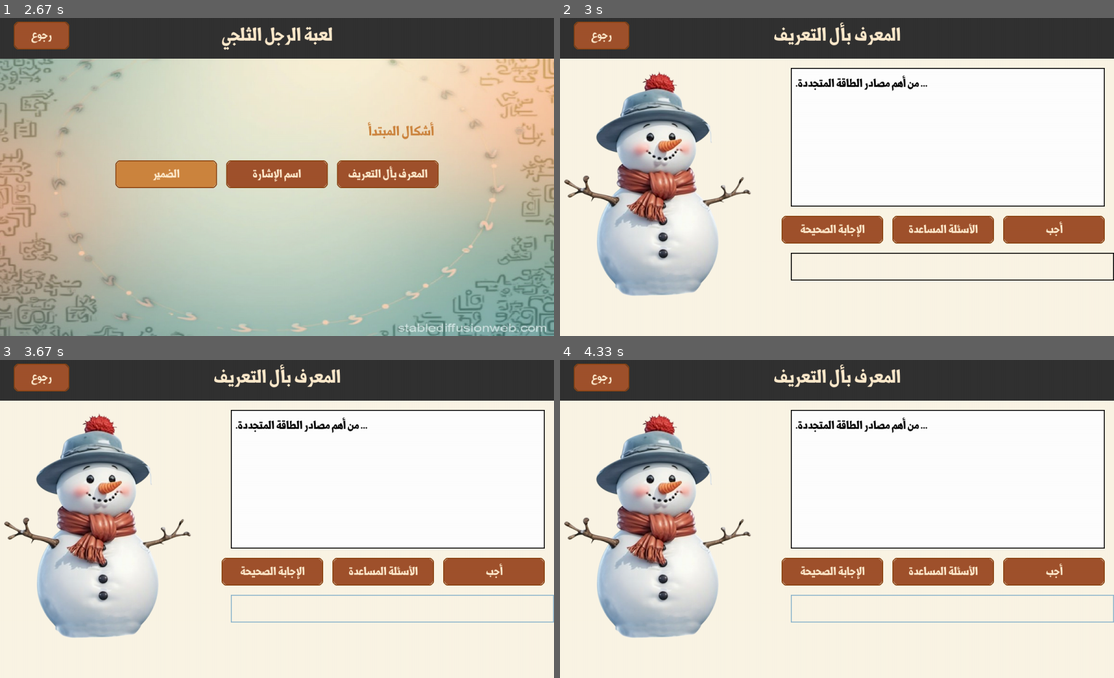
Above: before the commit, frames 1-4 (two rows, left to right).
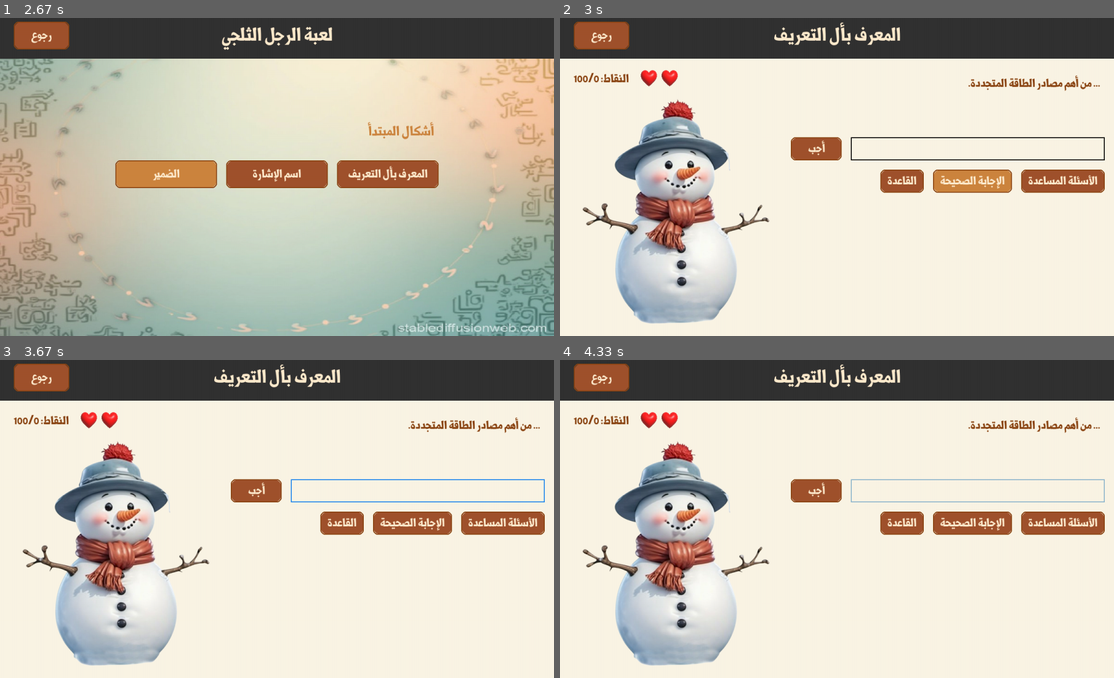
Above: after the commit, the same moments.

Repository: aliflam-meem/write-noun-sentence
Game: pygame game, started from snowman/main.py
The game is run twice, just before and just after one commit, with the same random seed, the same clock (stepped at 60 frames per second) and the same inputs.
Inputs (mouse positions are in pixels of both pictures, inside the frame that each line leads up to):
- Up to frame 1 (2.67 s): click (277, 173) at 0.38 s; click (144, 177) at 0.72 s; click "الألعاب" at 2.05 s; click "الرجل الثلجي" at 2.38 s
- Up to frame 2 (3 s): click "المعرف بأل التعريف" at 2.72 s
- Up to frame 3 (3.67 s): click (199, 449) at 3.05 s; click (421, 487) at 3.38 s
- Up to frame 4 (4.33 s): click (1008, 509) at 3.72 s

Frame 1 is identical in both runs. In frame 2, 43% of the frame differs, in the area x 0-100%, y 15-97%; in frame 3, 43%; in frame 4, 43%.

Commit message:
Add the score and health points

Diff:
--- a/snowman/constants.py
+++ b/snowman/constants.py
@@ -8,10 +8,13 @@
 SCREEN_WIDTH = 1200
 SCREEN_HEIGHT = 700
 TITLE_HEIGHT = 100
+SCOREBAR_HEIGHT = 60
 IMAGE_WIDTH = 500
 BUTTON_WIDTH = 220
+SMALL_BUTTON_WIDTH = 180
 MENU_BUTTON_WIDTH = 200
 BUTTON_HEIGHT = 60
+SMALL_BUTTON_HEIGHT = 50
 LONG_PADDING = 100
 SMALL_PADDING = 20
 
@@ -24,6 +27,7 @@
 BUTTON_COLOR = (160,82,45)
 GAME_SCREEN_BG = pygame.image.load("assets/main_bg.jpg")
 GAME_SCREEN_BG = pygame.transform.scale(GAME_SCREEN_BG, (SCREEN_WIDTH, SCREEN_HEIGHT))
+HEALTH_POINT_IMAGE = pygame.image.load("assets/health_heart.png")
 
 # Create the Pygame screen object
 screen = pygame.display.set_mode((SCREEN_WIDTH, SCREEN_HEIGHT))
@@ -39,6 +43,9 @@
 body_font = pygame.font.Font("assets/Shoroq-Font.ttf", 30)
 body_font.set_script("Arab")
 body_font.set_direction(pygame.DIRECTION_RTL)
+numbering_font = pygame.font.Font("assets/Shoroq-Font.ttf", 30)
+numbering_font.set_script("Arab")
+
 
 # Load images (You would load your own image files here)
 # For demonstration purposes, let's assume we have 5 images loaded
--- a/snowman/input.py
+++ b/snowman/input.py
@@ -46,45 +46,12 @@
                 self.txt_surface = self.font.render(self.text, True, self.color)
 
     def draw(self):
-        # Draw the input box
+        # Calculate the position to align the text to the right
+        text_width = self.txt_surface.get_width()
+        padding = 10  # You can adjust the padding as needed
+        text_x = self.rect.right - text_width - padding  # Align text to the right with padding
+        text_y = self.rect.y + padding  # Align the text vertically with padding
+
+        # Blit the text surface on the input box (place the text inside the box)
         pygame.draw.rect(screen, self.color, self.rect, 2)
-        screen.blit(self.txt_surface, (self.rect.x + 5, self.rect.y + 5))
-
-
-
-#     # Example Pygame loop with the InputBox
-#
-#     # Initialize Pygame
-# pygame.init()
-#
-# # Screen setup
-# screen = pygame.display.set_mode((800, 600))
-# pygame.display.set_caption("Input Box Example")
-#
-# # Colors
-# WHITE = (255, 255, 255)
-#
-# # Create input box
-# input_box = InputBox(400, 300, 200, 40)  # x, y, width, height
-#
-# # Game loop
-# running = True
-# while running:
-#     screen.fill(WHITE)
-#
-#     # Event handling
-#     for event in pygame.event.get():
-#         if event.type == pygame.QUIT:
-#             running = False
-#         input_box.handle_event(event)
-#
-#     # Update input box
-#     input_box.update()
-#
-#     # Draw input box on the screen
-#     input_box.draw(screen)
-#
-#     # Update the display
-#     pygame.display.flip()
-#
-# pygame.quit()
+        screen.blit(self.txt_surface, (text_x, text_y))
--- a/snowman/main.py
+++ b/snowman/main.py
@@ -2,7 +2,8 @@
 import sys
 from constants import *
 from input import InputBox
-from utility import draw_title, draw_subtitle, draw_button, draw_back_button, draw_image, draw_text_box
+from utility import draw_title, draw_subtitle, draw_button, draw_back_button, draw_image, draw_text_box, \
+    draw_score_and_health
 
 
 def quit_game():
@@ -65,65 +66,75 @@
     al_atareef_button = draw_button(snowman_levels["al_atareef"]["title"], al_atareef_button_x,
                                     y_coordinate, BUTTON_WIDTH, BUTTON_HEIGHT)
     demonstratives_button = draw_button(snowman_levels["demonstratives"]["title"], demonstratives_button_x,
-                                        y_coordinate, BUTTON_WIDTH,BUTTON_HEIGHT)
+                                        y_coordinate, BUTTON_WIDTH, BUTTON_HEIGHT)
     pronouns_button = draw_button(snowman_levels["pronouns"]["title"], pronouns_button_x,
                                   y_coordinate, BUTTON_WIDTH, BUTTON_HEIGHT)
 
     return back_button, al_atareef_button, demonstratives_button, pronouns_button
 
 
-def draw_question_interface(question_text, image_path, image_width=IMAGE_WIDTH, image_height=IMAGE_WIDTH):
+def draw_question_interface(answer_box, question_text, image_path, image_width=IMAGE_WIDTH, image_height=IMAGE_WIDTH):
     # Space between elements
     space_between_elements = 20
 
     question_box_width = SCREEN_WIDTH - image_width - SMALL_PADDING
-    question_box_height = 300
-
-    # Calculate the right-most x-coordinate for alignment
-    right_alignment_x = SCREEN_WIDTH - SMALL_PADDING
+    question_box_height = 130
 
     # Draw question text (right-aligned)
     question_text_x = image_width  # Aligned with buttons
     question_text_y = TITLE_HEIGHT + SMALL_PADDING  # Top quarter of the screen for question text
-    draw_text_box(question_text, question_text_x, question_text_y,question_box_width, question_box_height )
+    draw_text_box(question_text, question_text_x, question_text_y, question_box_width, question_box_height)
 
     # Calculate positions for the buttons (right-aligned and horizontally aligned)
-    button_y = question_text_y + question_box_height + space_between_elements # Below question text
-    answer_button_x = right_alignment_x - BUTTON_WIDTH  # Right-most button
-    help_button_x = answer_button_x - BUTTON_WIDTH - space_between_elements  # Middle button
-    correct_button_x = help_button_x - BUTTON_WIDTH - space_between_elements  # Left-most button
-
-    # Draw buttons
-    correct_button = draw_button("الإجابة الصحيحة", correct_button_x, button_y, BUTTON_WIDTH, BUTTON_HEIGHT)
-    help_button = draw_button("الأسئلة المساعدة", help_button_x, button_y, BUTTON_WIDTH, BUTTON_HEIGHT)
-    answer_button = draw_button("أجب", answer_button_x, button_y, BUTTON_WIDTH, BUTTON_HEIGHT)
+    answer_box_y = question_text_y + question_box_height + space_between_elements  # Below question text
+    answer_box.y(answer_box_y)
+    answer_box.x(question_text_x + BUTTON_WIDTH / 2 + SMALL_PADDING)
+    answer_button_x = question_text_x  # Right-most button
+    answer_button = draw_button("أجب", answer_button_x, answer_box_y, BUTTON_WIDTH / 2, SMALL_BUTTON_HEIGHT)
 
     # Draw image to the left of the buttons
-    image_x = correct_button_x - image_width - space_between_elements  # Image aligned to the left of buttons
-    image_y = question_text_y  # Aligned vertically with the question text
+    image_x = 0  # Image aligned to the left of screen
+    image_y = question_text_y + SCOREBAR_HEIGHT  # Aligned vertically with the question text
+
     draw_image(image_path, image_x, image_y, image_width, image_height)
 
     # Return the interface elements (for any potential further processing)
     return {
         "question_text": (question_text_x, question_text_y),
-        "correct_button": correct_button,
-        "help_button": help_button,
         "answer_button": answer_button,
+        "button_y" : answer_box_y + answer_box.rect.height + space_between_elements,
         "image": (image_x, image_y),
-        "input_box_y": button_y + BUTTON_HEIGHT + space_between_elements,
-        "answer_box_x": question_text_x
     }
 
 
-def snowman_game_screen(level=snowman_levels["pronouns"]["name"]):
+def draw_helping_buttons(y):
+    # Space between elements
+    space_between_elements = 20
+
+    # Calculate the right-most x-coordinate for alignment
+    right_alignment_x = SCREEN_WIDTH - SMALL_PADDING
+
+    # Draw buttons
+    help_button_x = right_alignment_x - BUTTON_WIDTH  # Right-most button
+    help_button = draw_button("الأسئلة المساعدة", help_button_x, y, BUTTON_WIDTH, SMALL_BUTTON_HEIGHT, True)
+    correct_button_x = help_button.x - BUTTON_WIDTH - space_between_elements  # Middle button
+    correct_button = draw_button("الإجابة الصحيحة", correct_button_x, y, BUTTON_WIDTH, SMALL_BUTTON_HEIGHT, True)
+    grammar_button_x = correct_button.x - BUTTON_WIDTH - space_between_elements  # Left-most button
+    grammar_button = draw_button("القاعدة", grammar_button_x, y, BUTTON_WIDTH, SMALL_BUTTON_HEIGHT, True)
+
+
+def snowman_game_screen(answer_box, level=snowman_levels["pronouns"]["name"]):
     screen.fill(cornsilk)
     draw_title(snowman_levels[level]["title"])
     back_button = draw_back_button()
+    score_y = TITLE_HEIGHT + SMALL_PADDING
+    draw_score_and_health(0,y=score_y)
     question_text = "... من أهم مصادر الطاقة المتجددة."
-    elements = draw_question_interface(question_text, "assets/complete.png")
+    elements = draw_question_interface(answer_box, question_text, "assets/complete.png")
+    buttons = draw_helping_buttons(elements["button_y"])
     # handle_elements_actions(elements)
 
-    return back_button, elements["input_box_y"], elements["answer_box_x"]
+    return back_button
 
 
 def main_menu_screen():
@@ -142,15 +153,17 @@
 
     return button_start, button_options, button_quit
 
+
 def create_input_box():
-    input_box_width = SCREEN_WIDTH - IMAGE_WIDTH
-    input_box_height = 60
+    input_box_width = SCREEN_WIDTH - IMAGE_WIDTH - 2*SMALL_PADDING - BUTTON_WIDTH/2
+    input_box_height = SMALL_BUTTON_HEIGHT
     # Draw input box below the buttons (right-aligned)
-    input_box_y = SCREEN_HEIGHT - 2*LONG_PADDING
+    input_box_y = SCREEN_HEIGHT - 2 * LONG_PADDING
     input_box_x = IMAGE_WIDTH + SMALL_PADDING
 
     # Create an instance of InputBox instead of using draw_input_box
     return InputBox(input_box_x, input_box_y, input_box_width, input_box_height)
+
 
 # Main game loop
 def main():
@@ -160,7 +173,6 @@
     answer_box = create_input_box()
     clock = pygame.time.Clock()
     running = True
-
 
     while running:
         screen.fill("black")  # Set background color of the screen
@@ -218,9 +230,7 @@
                         game_state = SNOWMAN_GAME
                         snowman_level = snowman_levels["pronouns"]["name"]
         elif game_state == SNOWMAN_GAME:
-            back_button, answer_box_y, answer_box_x = snowman_game_screen(snowman_level)
-            answer_box.y(answer_box_y)
-            answer_box.x(answer_box_x)
+            back_button = snowman_game_screen(answer_box, snowman_level)
 
             for event in pygame.event.get():
                 if event.type == pygame.QUIT:
--- a/snowman/utility.py
+++ b/snowman/utility.py
@@ -2,7 +2,8 @@
 import pygame
 
 from constants import BUTTON_FONT_COLOR, SCREEN_WIDTH, TITLE_HEIGHT, DARK_GRAY, screen, title_font, \
-    subtitle_font, saddlebrown, brown, body_font, BUTTON_COLOR, BUTTON_HEIGHT, BUTTON_WIDTH, LONG_PADDING
+    subtitle_font, saddlebrown, brown, body_font, BUTTON_COLOR, BUTTON_HEIGHT, BUTTON_WIDTH, LONG_PADDING, cornsilk, \
+    HEALTH_POINT_IMAGE, numbering_font
 
 
 def draw_title(title, color=BUTTON_FONT_COLOR):
@@ -21,8 +22,8 @@
     screen.blit(title_text, title_rect)
 
 
-def draw_button(text, x, y, width, height, border_width=2, border_color=saddlebrown, text_color=BUTTON_FONT_COLOR,
-                highlight_color=brown, radius=10):
+def draw_button(text, x, y, width, height, auto_width=False, border_width=2, border_color=saddlebrown,
+                text_color=BUTTON_FONT_COLOR, highlight_color=brown, radius=10):
     """
     Draws a button with rounded corners.
 
@@ -30,18 +31,35 @@
         text (str): The text to display on the button.
         x (int): The x-coordinate of the button's top-left corner.
         y (int): The y-coordinate of the button's top-left corner.
-        width (int): The width of the button.
+        width (int): The width of the button. If auto_width is True, this value is ignored.
         height (int): The height of the button.
+        auto_width (bool, optional): If True, the button width is calculated based on the text length. Defaults to False.
         border_width (int, optional): The width of the button's border. Defaults to 2.
-        border_color (tuple, optional): The color of the button's border. Defaults to GRAY.
-        highlight_color (tuple, optional): The color to use when the button is hovered over. Defaults to saddlebrown.
+        border_color (tuple, optional): The color of the button's border. Defaults to saddlebrown.
+        text_color (tuple, optional): The color of the button's text. Defaults to BUTTON_FONT_COLOR.
+        highlight_color (tuple, optional): The color to use when the button is hovered over. Defaults to brown.
         radius (int, optional): The radius of the rounded corners. Defaults to 10.
     """
 
-    mouse_pos = pygame.mouse.get_pos()
+    # Render the button text
+    button_text = body_font.render(text, True, text_color)
+    text_rect = button_text.get_rect()
+
+    # Automatically adjust the width based on the text if auto_width is True
+    if auto_width:
+        padding = 30  # Add padding around the text
+        old_width = width
+        width = text_rect.width + padding
+        # calculate the new x coordinate based on the new width
+        x = x + old_width - width
+
+    # Create the button rectangle
     button_rect = pygame.Rect(x, y, width, height)
 
-    # Draw border
+    # Get the mouse position
+    mouse_pos = pygame.mouse.get_pos()
+
+    # Draw the button border
     pygame.draw.rect(screen, border_color, button_rect, border_width, border_radius=radius)
 
     # Change button color based on hover
@@ -54,9 +72,8 @@
                          (x + border_width, y + border_width, width - 2 * border_width, height - 2 * border_width), 0,
                          border_radius=radius)
 
-    # Draw button text
-    button_text = body_font.render(text, True, text_color)
-    text_rect = button_text.get_rect(center=button_rect.center)
+    # Center the text in the button
+    text_rect.center = button_rect.center
     screen.blit(button_text, text_rect)
 
     return button_rect
@@ -67,12 +84,7 @@
                        BUTTON_HEIGHT)
 
 
-def draw_text_box(text, x, y, width, height):
-    # Set colors
-    box_color = (255, 255, 255)  # White for the input box
-    border_color = (0, 0, 0)  # Black for the border
-    text_color = (0, 0, 0)  # Black for the text
-
+def draw_text_box(text, x, y, width, height, box_color=cornsilk, text_color=saddlebrown, add_border=False):
     # Create a rectangle for the input box
     input_box_rect = pygame.Rect(x, y, width, height)
 
@@ -80,13 +92,20 @@
     pygame.draw.rect(screen, box_color, input_box_rect)
 
     # Draw the border around the input box
-    pygame.draw.rect(screen, border_color, input_box_rect, 2)  # 2 is the border width
+    if add_border:
+        pygame.draw.rect(screen, "black", input_box_rect, 2)  # 2 is the border width
 
     # Render the input text inside the input box
     text_surface = body_font.render(text, True, text_color)
 
+    # Calculate the position to align the text to the right
+    text_width = text_surface.get_width()
+    padding = 10  # You can adjust the padding as needed
+    text_x = input_box_rect.right - text_width - padding  # Align text to the right with padding
+    text_y = input_box_rect.y + padding  # Align the text vertically with padding
+
     # Blit the text surface on the input box (place the text inside the box)
-    screen.blit(text_surface, (input_box_rect.x + 10, input_box_rect.y + 10))  # Add some padding
+    screen.blit(text_surface, (text_x, text_y))
 
     # Return the input box rectangle for further interactions (e.g., detecting clicks)
     return input_box_rect
@@ -101,3 +120,51 @@
 
     # Blit (draw) the image at the specified (x, y) position on the screen
     screen.blit(image, (x, y))
+
+
+def draw_score_and_health(score,x=30, y=30, health_points=2, max_score=100 , text_color=saddlebrown):
+    """
+    Draws the score and health points aligned to the left of the screen.
+
+    Args:
+        score (int): The current score.
+        max_score (int): The maximum possible score.
+        health_points (int): The number of remaining health points (hearts).
+        x (int, optional): The x-coordinate of the score's top-left corner. Defaults to 30.
+        y (int, optional): The y-coordinate of the score's top-left corner. Defaults to 30.
+
+    """
+
+    # The space between the score and the heart images.
+    space_between = 25
+
+    score_numbers_text = f"{max_score}/{score}"
+
+    # Render the score text
+    score_numbers_surface = numbering_font.render(score_numbers_text, True, text_color)
+
+    # Get the width of the score text surface
+    score_numbers_rect = score_numbers_surface.get_rect(topleft=(x, y))
+
+    # Draw the score text on the screen
+    screen.blit(score_numbers_surface, score_numbers_rect)
+
+    score_text = "النقاط: "
+    score_surface = body_font.render(score_text, True, text_color)
+    score_rect = score_surface.get_rect(topleft=(score_numbers_rect.x + score_numbers_rect.width, y))
+    screen.blit(score_surface, score_rect)
+
+    # Scale the heart image to the desired size
+    heart_width = 35
+    # 13 is magic number
+    heart_height = score_rect.height - 13
+    scaled_heart = pygame.transform.scale(HEALTH_POINT_IMAGE, (heart_width, heart_height))
+
+    # Calculate the x-coordinate for the hearts (next to the score)
+    heart_x = score_rect.right + space_between
+    heart_y = y + 5
+
+    # Draw the hearts based on the health_points value
+    for i in range(health_points):
+        heart_rect = pygame.Rect(heart_x + i * (heart_width + 10), heart_y, heart_width, heart_height)
+        screen.blit(scaled_heart, heart_rect)
Binary file added: snowman/assets/health_heart.png
